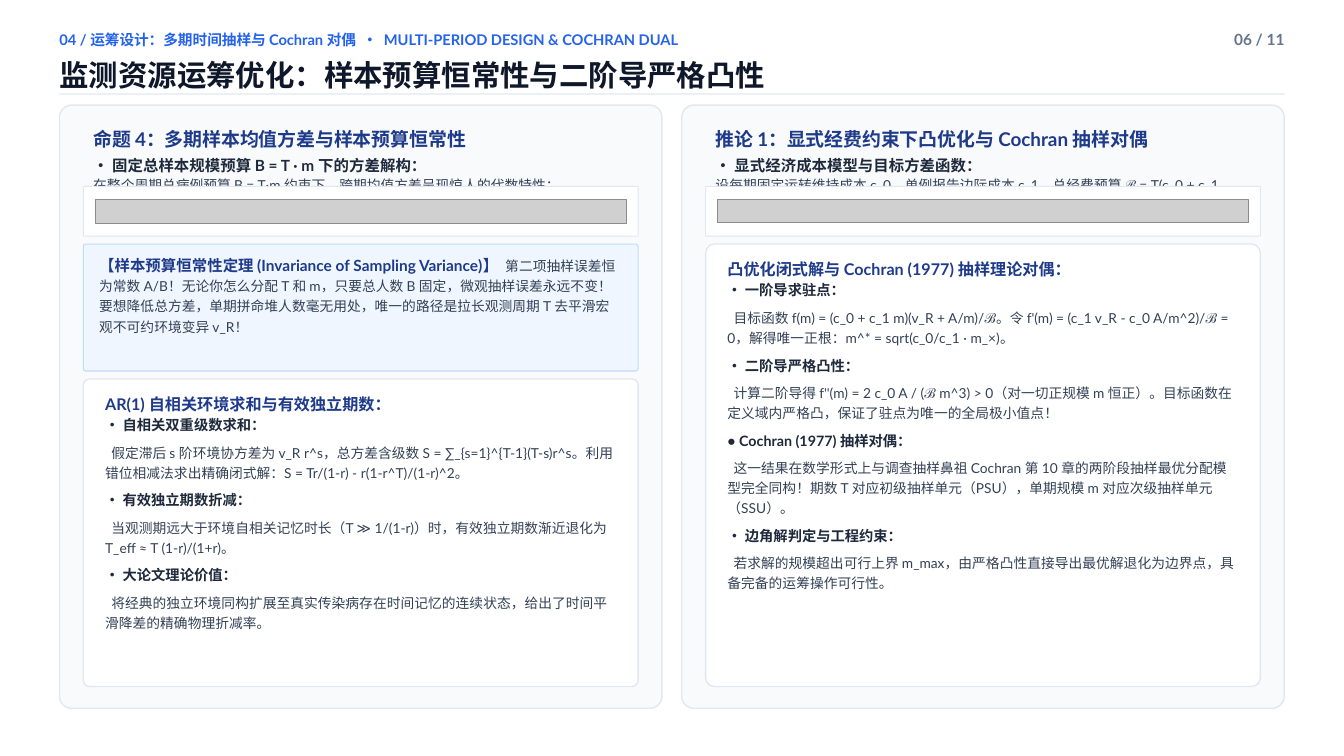
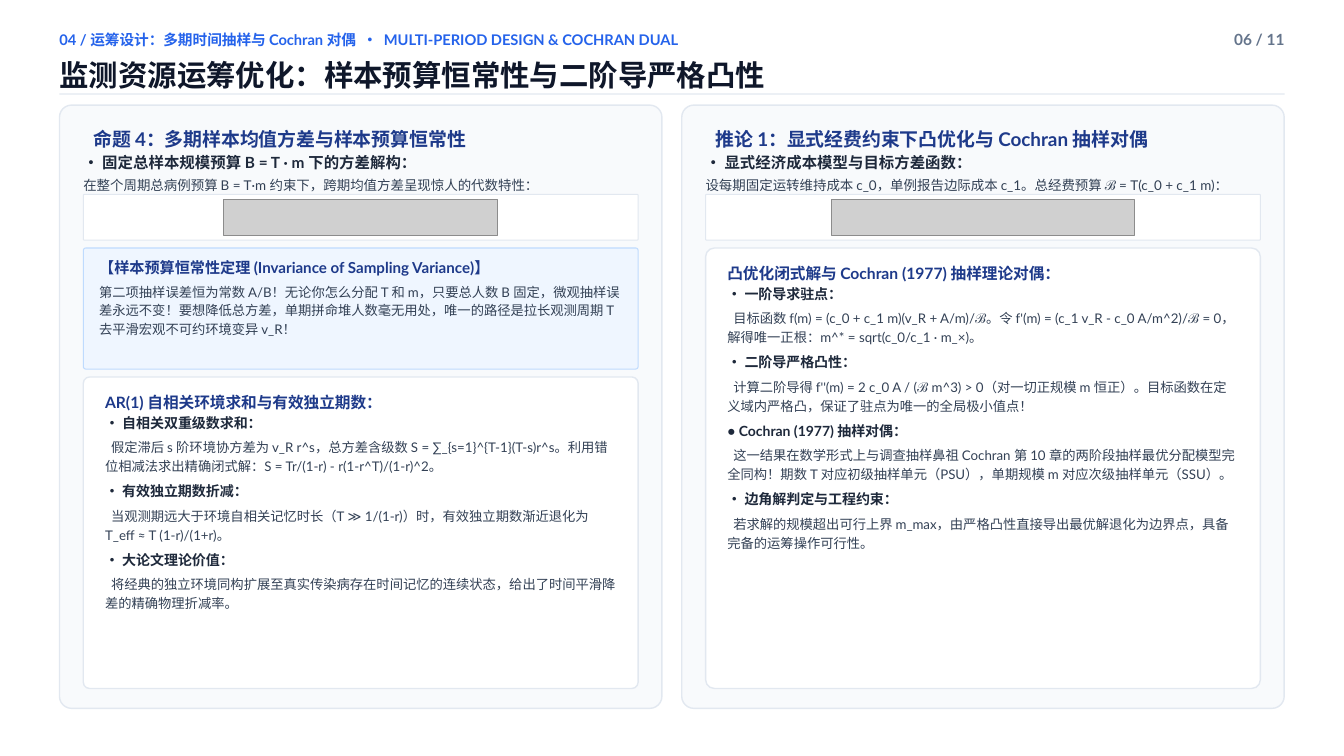
Before and after one commit to wangchi2068/case-count-inference-bottleneck, a slide deck: slide 6 of 学术答辩PPT_简约大气优化版.pptx. Drawn at 1344x756 pixels with LibreOffice and Linux fonts; fonts in the diff are those of the drawing; grey boxes stand for pictures. Boxes give left, top, right and bottom in pixels: in the first picture for what was removed or moved away, otherwise in the second. Text is boxed around its words. In the diff, an @@ line names an element or a change of style, - is before the commit and + after.

```diff
--- a/学术答辩PPT_简约大气优化版.pptx
+++ b/学术答辩PPT_简约大气优化版.pptx
@@ text at (83, 155, 539, 191): text changed; size 9.8 to 9.6 pt @@
-• 固定总样本规模预算 B = T · m 下的方差解构：
-在整个周期总病例预算 B = T·m 约束下，跨期均值方差呈现惊人的代数特性：
+• 固定总样本规模预算 B = T · m 下的方差解构：
+在整个周期总病例预算 B = T·m 约束下，跨期均值方差呈现惊人的代数特性：
@@ text at (706, 155, 1228, 192): text changed; size 9.8 to 9.6 pt @@
-• 显式经济成本模型与目标方差函数：
-设每期固定运转维持成本 c_0，单例报告边际成本 c_1。总经费预算 ℬ = T(c_0 + c_1 m)：
+• 显式经济成本模型与目标方差函数：
+设每期固定运转维持成本 c_0，单例报告边际成本 c_1。总经费预算 ℬ = T(c_0 + c_1 m)：
@@ rounded rectangle: place and size @@
-rounded rectangle at (84, 187, 638, 236)
+rounded rectangle at (84, 195, 638, 240)
@@ picture: place and size @@
-picture at (95, 200, 626, 223)
+picture at (224, 200, 498, 236)
@@ rounded rectangle: place and size @@
-rounded rectangle at (706, 187, 1260, 236)
+rounded rectangle at (706, 195, 1260, 240)
@@ picture: place and size @@
-picture at (718, 200, 1249, 223)
+picture at (832, 200, 1134, 236)
@@ rounded rectangle: place and size @@
-rounded rectangle at (84, 244, 638, 371)
+rounded rectangle at (84, 248, 638, 369)
@@ text at (99, 260, 619, 336): text changed; size 9.8 to 9.5 pt @@
-【样本预算恒常性定理 (Invariance of Sampling Variance)】 第二项抽样误差恒为常数 A/B！无论你怎么分配 T 和 m，只要总人数 B 固定，微观抽样误差永远不变！要想降低总方差，单期拼命堆人数毫无用处，唯一的路径是拉长观测周期 T 去平滑宏观不可约环境变异 v_R！
+【样本预算恒常性定理 (Invariance of Sampling Variance)】
+第二项抽样误差恒为常数 A/B！无论你怎么分配 T 和 m，只要总人数 B 固定，微观抽样误差永远不变！要想降低总方差，单期拼命堆人数毫无用处，唯一的路径是拉长观测周期 T 去平滑宏观不可约环境变异 v_R！
@@ rounded rectangle: place and size @@
-rounded rectangle at (706, 244, 1260, 687)
+rounded rectangle at (706, 248, 1260, 689)
@@ text "凸优化闭式解与 Cochran (1977) 抽样理论对偶：" at (727, 265, 1235, 549): size 11.5 to 11.2 pt in "凸优化闭式解与 Cochran (1977) 抽样理论对偶："; size 10.2 to 10 pt in "• 一阶导求驻点：", "• 二阶导严格凸性：", "• Cochran (1977) 抽样对偶：", "• 边角解判定与工程约束："; size 9.8 to 9.5 pt in "目标函数 f(m) = (c_0 + c_1 m)(v_R ...", "计算二阶导得 f''(m) = 2 c_0 A / ...", "这一结果在数学形式上与调查抽样鼻祖 Cochran 第 10 章的两阶段抽样最优分配模型完全同构！期数 T 对应初级抽样 ...", "若求解的规模超出可行上界 m_max，由严格凸性直接导出最优解退化为边界点，具备完备的运筹操作可行性。"; line spacing 1.22 to 1.18; less space between paragraphs @@
@@ text "AR(1) 自相关环境求和与有效独立期数：" at (105, 394, 615, 609): size 11.5 to 11.2 pt in "AR(1) 自相关环境求和与有效独立期数："; size 10.2 to 10 pt in "• 自相关双重级数求和：", "• 有效独立期数折减：", "• 大论文理论价值："; size 9.8 to 9.5 pt in "假定滞后 s 阶环境协方差为 v_R r^s，总方差含级数 S = ...", "当观测期远大于环境自相关记忆时长（T ≫ 1/(1-r)）时，有效独立期数渐近退化为 T_eff ≈ T (1-r)/( ...", "将经典的独立环境同构扩展至真实传染病存在时间记忆的连续状态，给出了时间平滑降差的精确物理折减率。"; line spacing 1.22 to 1.18; less space between paragraphs @@
```
Also in this commit, not shown: 8 other slides changed, 25 other files.
